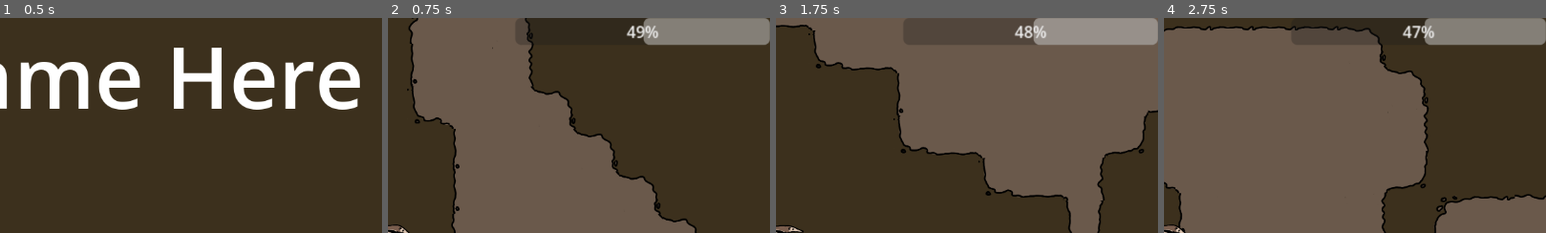
Above: before the commit, frames 1-4 (left to right).
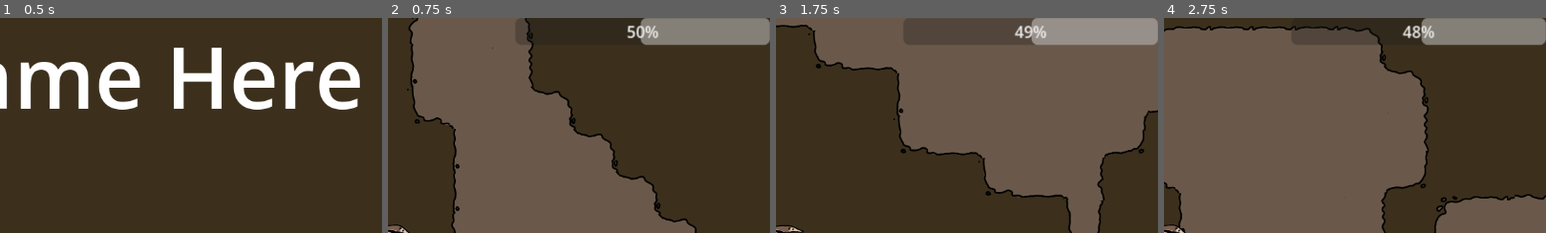
Above: after the commit, the same moments.

Repository: IncrediblyCreativeUsername/Team-Indecisive-Cutthroat-2026
Game: Godot game, scene res://UI/MainMenu.tscn
Same seed, same stepped clock (60 frames per second), same inputs: the game is played once before the commit and once after it. The engine's default icon, where the game draws it, is replaced by a stand-in: a white triangle on a blue panel in a dark square.
Inputs (mouse positions are % of the whole screen's width and height, from its top left):
- Up to frame 1 (0.5 s): no input
- Up to frame 2 (0.75 s): click "Play" at 0.5 s
- Up to frame 3 (1.75 s): move the mouse to (72, 45) at 1.27 s; hold D (MOVE_RIGHT) from 1.28 s (still down); tap Q (DROP) at 1.35 s; tap W (JUMP) at 1.52 s
- Up to frame 4 (2.75 s): keep holding D (MOVE_RIGHT); move the mouse to (30, 55) at 2.02 s; tap E (EAT) at 2.1 s; tap W (JUMP) at 2.27 s
The pictures show only the part of the screen within x 50-100%, y 0-50%; the shares and areas given below are measured in that part.

Frame 1 is identical in both runs. In frame 2, 0.2% of the frame differs, in the area x 62-68%, y 0-13%; in frame 3, 0.1%; in frame 4, 0.2%.

Commit message:
Fixed Queen's Rage, Warnings and Errors,
The Queen's Rage now scales at a decimal value as intended.

Diff:
--- a/Boss/boss.gd
+++ b/Boss/boss.gd
@@ -3,7 +3,7 @@
 @export var anger : int = 0
 @export var gravity : int = 0
 @export var speed : int = 600
-@export var speedMod : int = 1
+@export var speedMod : float = 1.0
 @export var damage : int = 1
 @export var knockback : int = 2000
 @export var hungerRestore : int = 100
--- a/Player/Hats.tscn
+++ b/Player/Hats.tscn
@@ -11,12 +11,14 @@
 [ext_resource type="SpriteFrames" uid="uid://goatqa246eh3" path="res://Art/HatRes/TrumbusHat.tres" id="8_hmwvv"]
 [ext_resource type="SpriteFrames" uid="uid://c5ucegecfya8a" path="res://Art/HatRes/Trumbus.tres" id="9_yo3c7"]
 
+[sub_resource type="SpriteFrames" id="SpriteFrames_8bq08"]
+
 [node name="Hats" type="Node2D" unique_id=1316857142]
 script = ExtResource("1_gm011")
 
 [node name="Hat0" type="AnimatedSprite2D" parent="." unique_id=1139734948]
 position = Vector2(0, -1)
-animation = &""
+sprite_frames = SubResource("SpriteFrames_8bq08")
 
 [node name="cap" type="AnimatedSprite2D" parent="." unique_id=98010022]
 visible = false
--- a/UI/bossbar.gd
+++ b/UI/bossbar.gd
@@ -11,7 +11,7 @@
 
 
 # Called every frame. 'delta' is the elapsed time since the previous frame.
-func _process(delta: float) -> void:
+func _process(_delta: float) -> void:
 	if get_tree().paused:
 		visible = false
 	angerbar.anchor_right = 0.05 + 0.45 * anger / maxAnger
--- a/UI/game_end.gd
+++ b/UI/game_end.gd
@@ -14,7 +14,7 @@
 
 
 # Called every frame. 'delta' is the elapsed time since the previous frame.
-func _process(delta: float) -> void:
+func _process(_delta: float) -> void:
 	pass
 
 
--- a/UI/main_menu.gd
+++ b/UI/main_menu.gd
@@ -4,6 +4,7 @@
 
 func _on_play_pressed() -> void:
 	get_tree().change_scene_to_file(Globals.gameScene)
+	Globals.resetValues()
 
 func _on_quit_pressed() -> void:
 	get_tree().quit()
